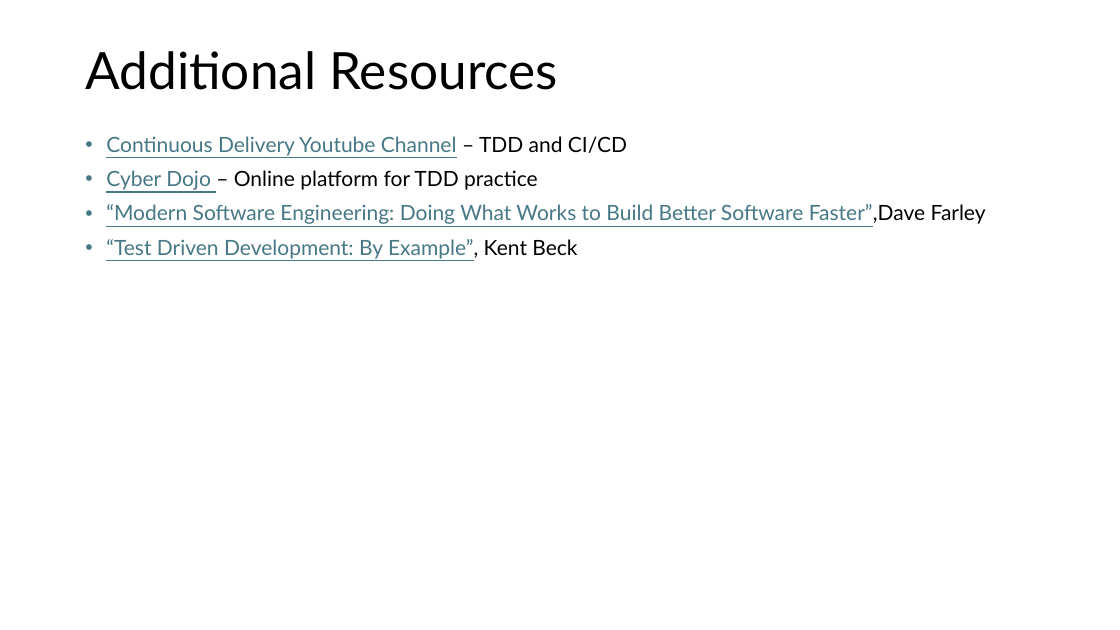
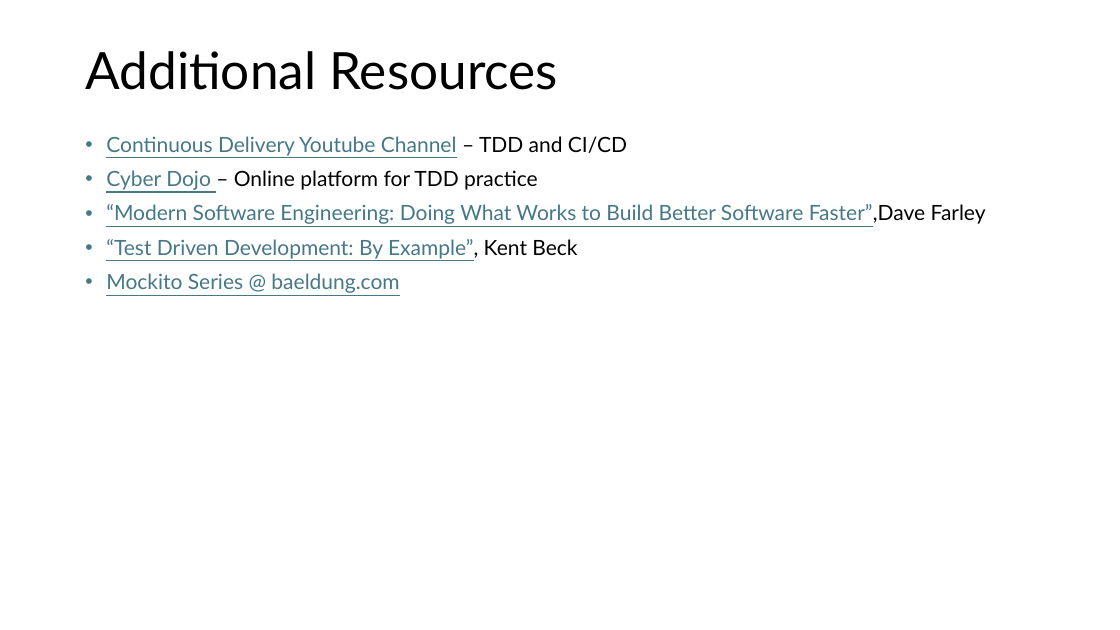
Before and after one commit to G2HJei/tdd-birthday-emails, a slide deck: slide 16 of Test-Driven Development.pptx (slide 6 before the commit). Drawn at 1120x630 pixels with LibreOffice and Linux fonts; fonts in the diff are those of the drawing. Boxes give left, top, right and bottom in pixels: in the first picture for what was removed or moved away, otherwise in the second. Text is boxed around its words. In the diff, an @@ line names an element or a change of style, - is before the commit and + after.

```diff
--- a/Test-Driven Development.pptx
+++ b/Test-Driven Development.pptx
@@ text at [106,273,399,293]: paragraph added @@
+• Mockito Series @ baeldung.com
```
Also in this commit, not shown: 4 other slides changed, 10 slides added, 3 other files.
